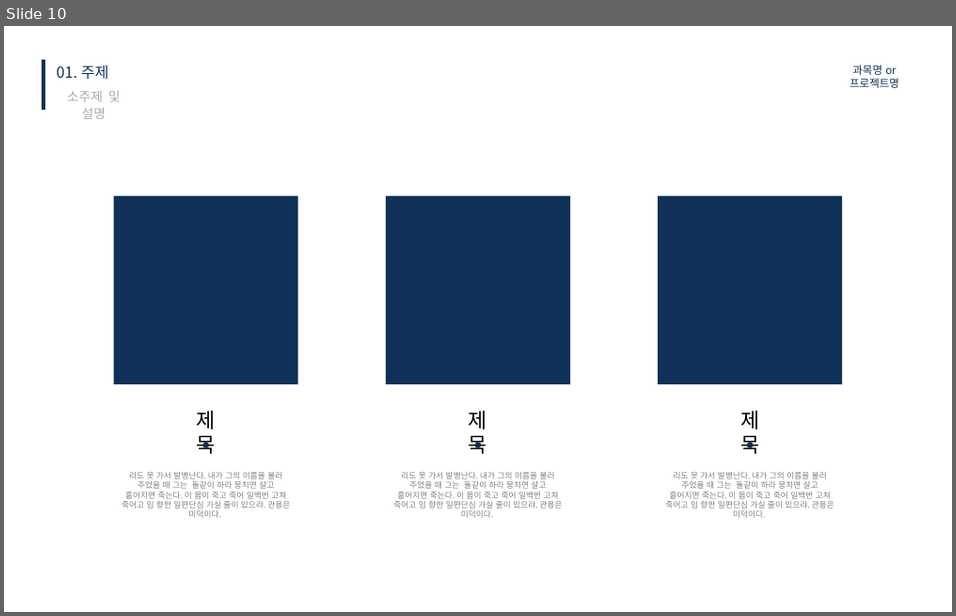
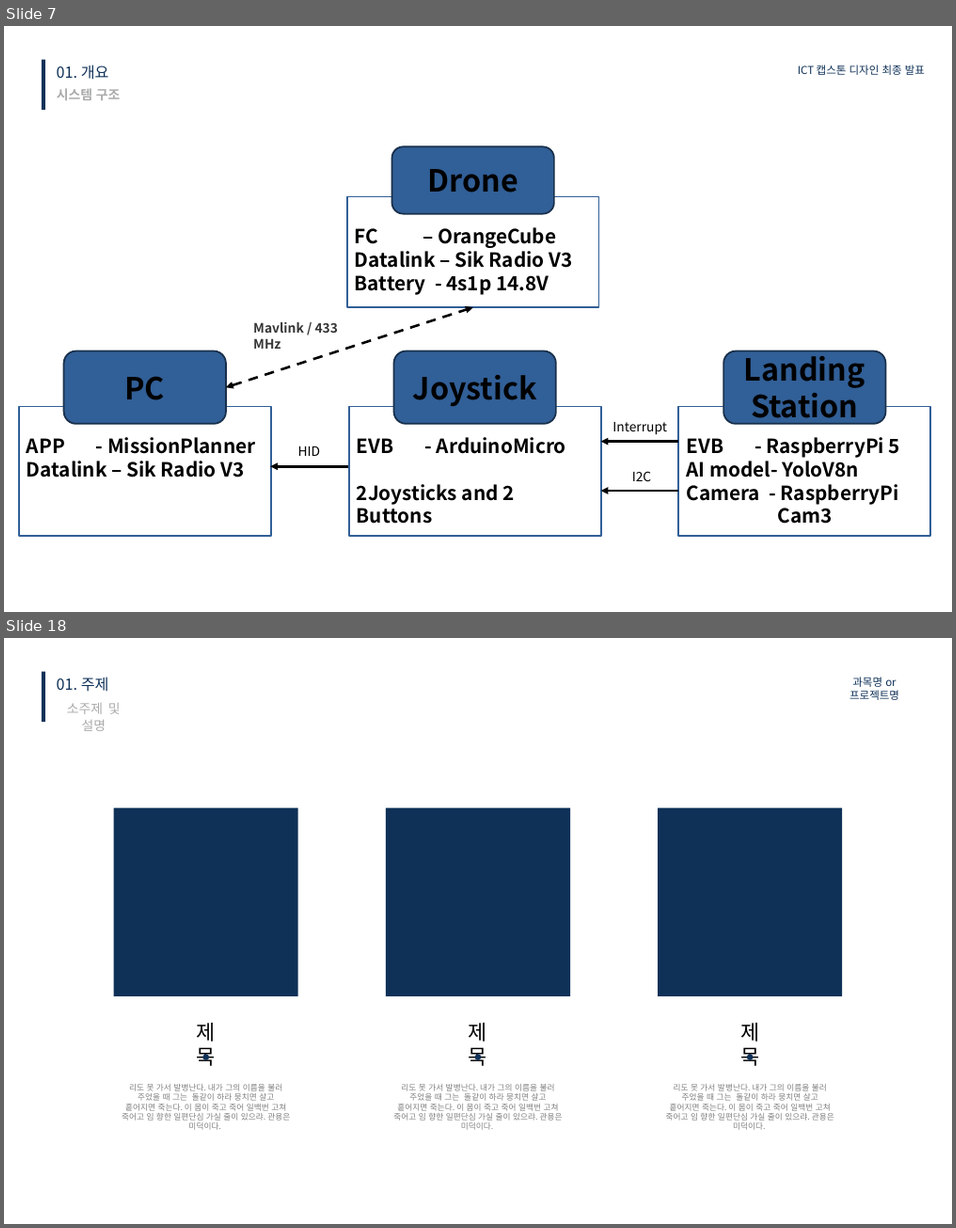
Before and after one commit to kimkyowon/Capstone_Design, a slide deck: 1.PrecisionLandingModule/1.ReasearchNote/FinalReport/캡스톤디자인 최종 발표 ICT융합학부 2018045323 김교원.pptx. Shown one above the other, each under a label of ours: slide 10 before the commit, slides 7 and 18 after it; the slides between them are not shown. The pictures are 956x616 and 956x1228 pixels, drawn with LibreOffice and Linux fonts; fonts in the diff are those of the drawing. Boxes give left, top, right and bottom in pixels: in the first picture for what was removed or moved away, otherwise in the second. Text is boxed around its words. In the diff, an @@ line names an element or a change of style, - is before the commit and + after.

```diff
--- a/1.PrecisionLandingModule/1.ReasearchNote/FinalReport/캡스톤디자인 최종 발표 ICT융합학부 2018045323 김교원.pptx
+++ b/1.PrecisionLandingModule/1.ReasearchNote/FinalReport/캡스톤디자인 최종 발표 ICT융합학부 2018045323 김교원.pptx
@@ slide 7 added at (x1=4, y1=26, x2=952, y2=612), background #FFFFFF @@
@@ rectangle added at (x1=42, y1=60, x2=45, y2=110), fill #0F3158 @@
@@ text added at (x1=57, y1=65, x2=109, y2=80), 14 pt, text #0F3158 @@
+01. 개요
@@ text added at (x1=797, y1=65, x2=924, y2=75), 10 pt, text #0F3158 @@
+ICT 캡스톤 디자인 최종 발표
@@ text added at (x1=57, y1=88, x2=120, y2=100), 12 pt, text #A9AAAA, bold @@
+시스템 구조
@@ rounded rectangle added at (x1=392, y1=146, x2=554, y2=213), fill #315F97, outline #182F4B 1.5 pt, 28 pt, text #000000, bold @@
+Drone
@@ rectangle added at (x1=347, y1=196, x2=599, y2=307), outline #315F97 1.5 pt, 18 pt, text #000000, bold @@
+FC – OrangeCube
+Datalink – Sik Radio V3
+Battery - 4s1p 14.8V
@@ double arrow added from (226, 387) to (473, 307), #000000 2.25 pt dashed @@
@@ text added at (x1=253, y1=322, x2=338, y2=348), 12 pt, text #353535, bold @@
+Mavlink / 433 MHz
@@ rounded rectangle added at (x1=64, y1=350, x2=227, y2=424), fill #315F97, outline #182F4B 1.5 pt, 28 pt, text #000000, bold @@
+PC
@@ rounded rectangle added at (x1=393, y1=350, x2=556, y2=424), fill #315F97, outline #182F4B 1.5 pt, 28 pt, text #000000, bold @@
+Joystick
@@ rounded rectangle added at (x1=724, y1=350, x2=886, y2=424), fill #315F97, outline #182F4B 1.5 pt, 28 pt, text #000000, bold @@
+Landing
+Station
@@ rectangle added at (x1=19, y1=406, x2=271, y2=535), outline #315F97 1.5 pt, 18 pt, text #000000, bold @@
+APP - MissionPlanner
+Datalink – Sik Radio V3
@@ rectangle added at (x1=349, y1=406, x2=601, y2=535), outline #315F97 1.5 pt, 18 pt, text #000000, bold @@
+EVB - ArduinoMicro
+2Joysticks and 2 Buttons
@@ rectangle added at (x1=678, y1=406, x2=931, y2=535), outline #315F97 1.5 pt, 18 pt, text #000000, bold @@
+EVB - RaspberryPi 5
+AI model- YoloV8n
+Camera - RaspberryPi Cam3
@@ text added at (x1=298, y1=446, x2=321, y2=456), 12 pt, text #000000 @@
+HID
@@ arrow added from (678, 441) to (601, 441), #000000 2.25 pt @@
@@ text added at (x1=612, y1=422, x2=667, y2=435), 12 pt, text #000000 @@
+Interrupt
@@ arrow added from (348, 466) to (270, 466), #000000 2.25 pt @@
@@ text added at (x1=632, y1=471, x2=652, y2=481), 12 pt, text #000000 @@
+I2C
@@ arrow added from (678, 490) to (601, 490), #000000 2.25 pt @@
@@ what was slide 10 is now slide 18 @@
```
Also in this commit, not shown: 2 slides changed, 11 other slides added, 5 slides removed, 3 other files.
